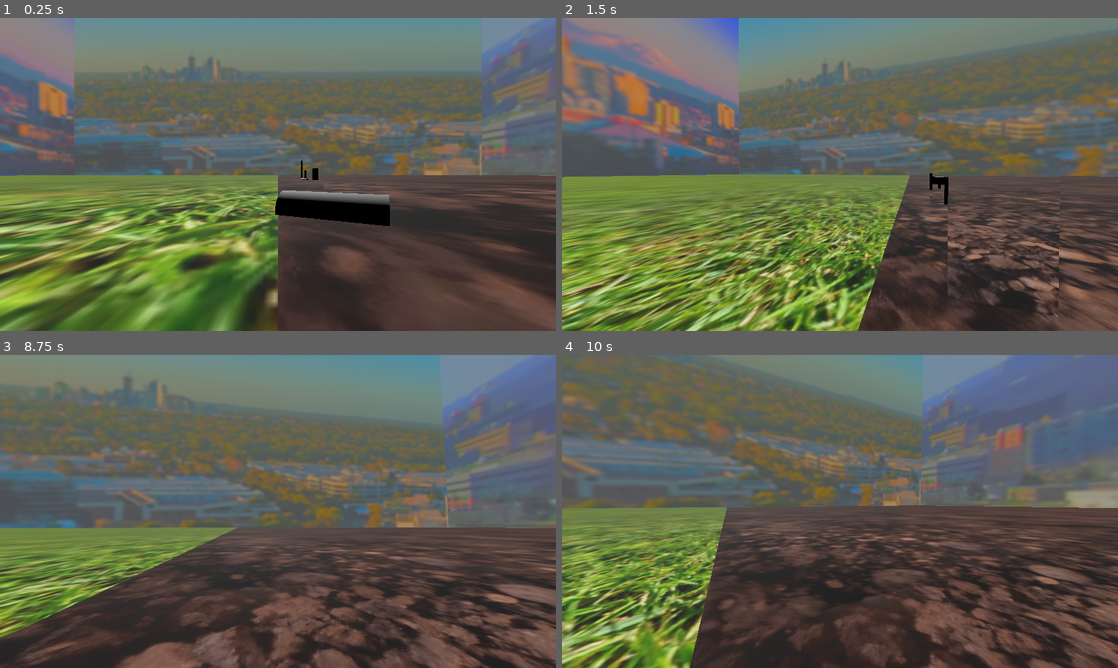
Above: before the commit, frames 1-4 (two rows, left to right).
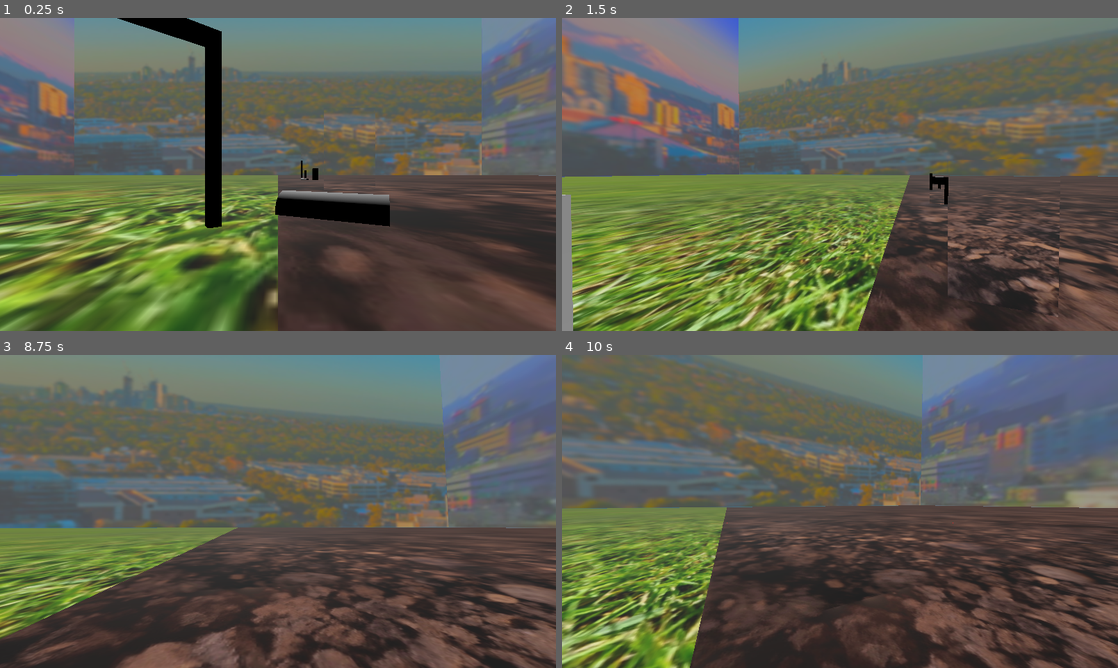
Above: after the commit, the same moments.

Repository: Terrence-Holmes/Hole-In-One
Game: Godot game, scene res://Assets/Rooms/rm_test_1.tscn
Same seed, same stepped clock (60 frames per second), same inputs: the game is played once before the commit and once after it. The project has no main scene, so this scene is started directly.
Inputs (mouse positions are in pixels of both pictures, inside the frame that each line leads up to):
- Up to frame 1 (0.25 s): no input
- Up to frame 2 (1.5 s): tap Enter at 0.5 s; move the mouse to (867, 174) at 0.52 s; hold Up (Up) from 0.53 s (still down); tap Space (Select) at 0.6 s; right-click (867, 174) at 0.8 s; move the mouse to (812, 174) at 1.27 s; right-click (812, 174) at 1.35 s
- Up to frame 3 (8.75 s): tap Space (Select) at 1.55, 2.85, 4.35, 6.05, 6.6, 7.55, 8.1 s; move the mouse to (289, 505) at 2.02 s; click (289, 505) at 2.1 s; right-click (289, 505) at 2.3 s; move the mouse to (272, 517) at 2.77 s; move the mouse to (316, 514) at 3.52 s; right-click (316, 514) at 3.6 s; move the mouse to (233, 508) at 4.27 s; move the mouse to (283, 511) at 5.02 s; right-click (283, 511) at 5.1 s; move the mouse to (255, 505) at 5.77 s; release Up (Up) at 5.78 s; hold Right (Right) 5.78-6.53 s; click (255, 505) at 5.85 s; move the mouse to (305, 511) at 6.52 s; hold Up (Up) from 6.53 s (still down); right-click (305, 511) at 6.8 s; move the mouse to (250, 511) at 7.27 s; right-click (250, 511) at 7.35 s; move the mouse to (289, 505) at 8.02 s; right-click (289, 505) at 8.3 s
- Up to frame 4 (10 s): move the mouse to (834, 517) at 8.77 s; release Up (Up) at 8.78 s; hold Left (Left) 8.78-9.53 s; right-click (834, 517) at 8.85 s; tap Space (Select) at 9.05 s; move the mouse to (878, 514) at 9.52 s; hold Up (Up) from 9.53 s (still down); click (878, 514) at 9.6 s; right-click (878, 514) at 9.8 s

The runs differ from the first frame. In frame 1, 2.6% of the frame differs, in the area x 21-40%, y 0-68%; in frame 2, 0.8%; in frame 3, less than 0.1%; in frame 4, less than 0.1%.

Commit message:
Implemented manual portal placing

Diff:
--- a/Assets/Control/Scripts/GameManager.gd
+++ b/Assets/Control/Scripts/GameManager.gd
@@ -3,3 +3,31 @@
 
 var mainCameraRig : Node3D = null
 var mainCamera : Camera3D = null
+
+#Portal shots
+var cameraRay : CameraRay = null
+var selectedFrame : PortalFrame = null
+
+func _process(delta):
+	_detect_portal_shots()
+
+
+func _detect_portal_shots():
+	#Get selected frame
+	if (cameraRay != null and cameraRay.resultCollider != null):
+		if (cameraRay.resultCollider != null and selectedFrame != cameraRay.resultCollider.get_parent()):
+			if (selectedFrame != null):
+				selectedFrame.unselect_frame()
+			selectedFrame = cameraRay.resultCollider.get_parent()
+			selectedFrame.select_frame()
+	#Disable selected frame
+	elif (selectedFrame != null):
+		selectedFrame.unselect_frame()
+		selectedFrame = null
+
+	#Check for shots
+	if (selectedFrame != null):
+		if (Input.is_action_just_pressed("Portal1")):
+			selectedFrame.set_portal(true)
+		elif (Input.is_action_just_pressed("Portal2")):
+			selectedFrame.set_portal(false)
--- /dev/null
+++ b/Assets/Control/Utilities/CameraRay.gd
@@ -0,0 +1,43 @@
+extends Node3D
+class_name CameraRay
+
+
+@export_category("Camera Raycast")
+@export var camera : Camera3D = null
+@export var rayLength : float = 100
+@export_flags_3d_physics var collisionMask : int = 1
+@export var collideWithAreas : bool = true
+@export var collideWithBodies : bool = true
+
+
+var resultPosition : Vector3:
+	get:
+		return get_results()["position"]
+
+var resultCollider : Node:
+	get:
+		return get_results()["collider"]
+
+
+func _ready():
+	GameManager.cameraRay = self
+
+func get_results() -> Dictionary:
+	var mouse_pos : Vector2 = get_viewport().get_mouse_position()
+	var ray_length : float = rayLength
+	var ray_origin : Vector3 = camera.project_ray_origin(mouse_pos)
+	var ray_end : Vector3 = ray_origin + camera.project_ray_normal(mouse_pos) * ray_length
+	var space : PhysicsDirectSpaceState3D = get_world_3d().direct_space_state
+	var ray_query : PhysicsRayQueryParameters3D = PhysicsRayQueryParameters3D.new()
+	ray_query.from = ray_origin
+	ray_query.to = ray_end
+	ray_query.collision_mask = collisionMask
+	ray_query.collide_with_areas = collideWithAreas
+	ray_query.collide_with_bodies = collideWithBodies
+	var result : Dictionary = space.intersect_ray(ray_query)
+
+	if (result.is_empty()):
+		result["collider"] = null
+		result["position"] = ray_end
+
+	return result
--- /dev/null
+++ b/Assets/Control/Utilities/Delegate.gd
@@ -0,0 +1,36 @@
+class_name Delegate
+
+var methods : Array[Callable] = []
+
+
+
+#ACTIONS
+
+#Appends the given callable to the delegate
+func append(callable : Callable):
+	if (not methods.has(callable)):
+		methods.append(callable)
+
+#Removes the FIRST instance of the given callable in the delegate
+func remove(callable : Callable):
+	for i in range(methods.size()):
+		if (methods[i].get_object_id() == callable.get_object_id() and
+			methods[i].get_method() == callable.get_method()):
+			methods.remove_at(i)
+			return
+
+#Calls all methods in the delegate
+func invoke(argument = null):
+	for i in range(methods.size()):
+		if (argument == null):
+			methods[i].call()
+		else:
+			methods[i].call(argument)
+
+
+
+#RETURNS
+
+#Returns true if this delegate contains the given method
+func contains(callable : Callable) -> bool:
+	return methods.has(callable)
--- /dev/null
+++ b/Assets/Control/Utilities/KeyValuePair.gd
@@ -0,0 +1,14 @@
+class_name KeyValuePair
+
+var key
+var value
+
+#Constructor
+func _init(Key, Value):
+	super._init()
+	key = Key
+	value = Value
+
+
+func string() -> String:
+	return "{ " + str(key) + " : " + str(value) + " }"
--- /dev/null
+++ b/Assets/Control/Utilities/Math.gd
@@ -0,0 +1,77 @@
+extends Node
+class_name Math
+
+
+#Returns -1 if number is negative, 1 if positive
+static func PosOrNeg(num) -> int:
+	return (1) if (num >= 0) else (-1)
+
+
+
+#Returns the given angle (in degrees) clamped between 0 and 360
+static func ClampAngle(degree : float) -> float:
+	if (degree >= 360):
+		degree -= 360
+	elif (degree < 0):
+		degree += 360
+
+	return degree
+
+
+#Returns true if the given position is within a certain area
+#pos = The position to check
+#area = The area to check in; x & y = position, z & w = width/height
+static func IsInArea(pos : Vector2, area : Rect2) -> bool:
+	return (pos.x > area.position.x and pos.x < area.position.x + area.size.x
+	and pos.y > area.position.y and pos.y < area.position.y + area.size.y)
+
+
+#Returns a random result from the given array
+static func RandomChoice(arr : Array):
+	return (arr[randi() % arr.size()])
+
+
+#TIME
+
+#Returns true if the given number of seconds have passed since the given start time
+static func Timeout(secs : float, startTime : int) -> bool:
+	return (float(Time.get_ticks_msec() - startTime) / 1000) >= secs
+
+#Returns the remaining time based on the seconds and start time
+static func TimeLeft(secs : float, startTime : int) -> float:
+	return (secs - (float(Time.get_ticks_msec() - startTime) / 1000))
+
+
+
+
+#BINARY
+
+# Takes in a decimal value and returns the binary value
+static func Decimal2Binary(decimalValue):
+	var binaryString : String = ""
+	var count : int = 31 # Check up to 32 bits
+	var temp
+
+	while(count >= 0):
+		temp = decimalValue >> count
+		if(temp & 1):
+			binaryString = binaryString + "1"
+		else:
+			binaryString = binaryString + "0"
+		count -= 1
+
+	return int(binaryString)
+
+# Takes in a binary value (int) and returns the decimal value (int)
+static func Binary2Decimal(binaryValue):
+	var decimalValue = 0
+	var count : int = 0
+	var temp
+
+	while(binaryValue != 0):
+		temp = binaryValue % 10
+		binaryValue /= 10
+		decimalValue += temp * pow(2, count)
+		count += 1
+
+	return decimalValue
--- a/Assets/Debug/Scenes/first_person_player.tscn
+++ b/Assets/Debug/Scenes/first_person_player.tscn
@@ -1,8 +1,9 @@
-[gd_scene load_steps=8 format=3 uid="uid://b0ris7n8cfaa6"]
+[gd_scene load_steps=10 format=3 uid="uid://b0ris7n8cfaa6"]
 
 [ext_resource type="Script" path="res://Assets/Debug/Scripts/FirstPersonPlayer.gd" id="1_uvln5"]
 [ext_resource type="Script" path="res://Assets/Debug/Scripts/FirstPersonInput.gd" id="2_745a1"]
 [ext_resource type="Script" path="res://Assets/Debug/Scripts/FirstPersonCamera.gd" id="3_ctndn"]
+[ext_resource type="Script" path="res://Assets/Control/Utilities/CameraRay.gd" id="4_2vsu8"]
 [ext_resource type="Script" path="res://Assets/Debug/Scripts/FakeRig.gd" id="4_d367x"]
 
 [sub_resource type="CapsuleShape3D" id="CapsuleShape3D_bnorq"]
@@ -11,6 +12,10 @@
 
 [sub_resource type="StandardMaterial3D" id="StandardMaterial3D_yutkg"]
 albedo_color = Color(1, 0, 0, 1)
+
+[sub_resource type="SphereMesh" id="SphereMesh_ce1h8"]
+radius = 0.2
+height = 0.4
 
 [node name="FirstPersonPlayer" type="CharacterBody3D"]
 collision_layer = 2
@@ -31,5 +36,13 @@
 current = true
 script = ExtResource("3_ctndn")
 
+[node name="CameraRay" type="Node3D" parent="Camera" node_paths=PackedStringArray("camera")]
+script = ExtResource("4_2vsu8")
+camera = NodePath("..")
+collisionMask = 4
+
 [node name="FakeRig" type="Node3D" parent="."]
 script = ExtResource("4_d367x")
+
+[node name="Test" type="MeshInstance3D" parent="."]
+mesh = SubResource("SphereMesh_ce1h8")
--- a/Assets/Debug/Scripts/FirstPersonPlayer.gd
+++ b/Assets/Debug/Scripts/FirstPersonPlayer.gd
@@ -3,6 +3,7 @@
 #References
 var gravity : float = ProjectSettings.get_setting("physics/3d/default_gravity")
 @onready var camera : Camera3D = get_node_or_null("Camera")
+@onready var cameraRay : CameraRay = camera.get_node("CameraRay")
 
 #Vector directions
 var forward : Vector3:
@@ -55,7 +56,6 @@
 		#Looking
 		_apply_look()
 
-
 func _set_movement_velocity():
 	#Set target speed
 	if (on_floor()):
--- /dev/null
+++ b/Assets/Props/Materials/frameSelect_mat.tres
@@ -0,0 +1,5 @@
+[gd_resource type="StandardMaterial3D" format=3 uid="uid://qosivola0sfp"]
+
+[resource]
+shading_mode = 0
+albedo_color = Color(0.94902, 0.913725, 0, 1)
--- a/Assets/Props/Scripts/PortalFrame.gd
+++ b/Assets/Props/Scripts/PortalFrame.gd
@@ -10,6 +10,7 @@
 @onready var meshCutout : CSGBox3D = mesh.get_node("Cutout")
 var portalSpawner : Node3D = null
 
+var selected_mat : StandardMaterial3D = preload("res://Assets/Props/Materials/frameSelect_mat.tres")
 var default_mat : StandardMaterial3D = preload("res://Assets/Props/Materials/frame0_mat.tres")
 var portal1_mat : StandardMaterial3D = preload("res://Assets/Props/Materials/frame1_mat.tres")
 var portal2_mat : StandardMaterial3D = preload("res://Assets/Props/Materials/frame2_mat.tres")
@@ -56,3 +57,11 @@
 func unset_portal():
 	mesh.material = default_mat
 	meshCutout.material = default_mat
+
+
+func select_frame():
+	mesh.material_override = selected_mat
+
+func unselect_frame():
+	print("wtf")
+	mesh.material_override = null
--- a/Assets/Rooms/rm_test_1.tscn
+++ b/Assets/Rooms/rm_test_1.tscn
@@ -50,10 +50,10 @@
 albedo_texture = ExtResource("6_738j8")
 
 [sub_resource type="BoxShape3D" id="BoxShape3D_7p0mn"]
-size = Vector3(5.2, 8.2, 4)
+size = Vector3(5.2, 8.2, 2)
 
 [sub_resource type="BoxShape3D" id="BoxShape3D_r5lt3"]
-size = Vector3(5.2, 8.2, 4)
+size = Vector3(5.2, 8.2, 2)
 
 [node name="rm_test1" type="Node3D"]
 
@@ -133,7 +133,11 @@
 transform = Transform3D(0.766078, 0, -0.642748, 0, 1, 0, 0.642748, 0, 0.766078, 0, -0.51, 13.961)
 
 [node name="PortalFrame2" parent="." instance=ExtResource("9_pce2k")]
-transform = Transform3D(0.429755, 0, -0.902946, 0, 1, 0, 0.902946, 0, 0.429755, 13.4764, -0.51, 7.93918)
+transform = Transform3D(0.2033, 0, 0.979117, 0, 1, 0, -0.979117, 0, 0.2033, 13.4764, -0.51, 7.93918)
+frame1 = false
+
+[node name="PortalFrame3" parent="." instance=ExtResource("9_pce2k")]
+transform = Transform3D(-0.841077, 0, -0.540916, 0, 1, 0, 0.540916, 0, -0.841077, -5.66851, -0.51, -5.87988)
 frame1 = false
 
 [editable path="PortalSpawner"]
--- a/project.godot
+++ b/project.godot
@@ -79,6 +79,16 @@
 "events": [Object(InputEventKey,"resource_local_to_scene":false,"resource_name":"","device":-1,"window_id":0,"alt_pressed":false,"shift_pressed":false,"ctrl_pressed":false,"meta_pressed":false,"pressed":false,"keycode":0,"physical_keycode":50,"key_label":0,"unicode":50,"echo":false,"script":null)
 ]
 }
+Portal1={
+"deadzone": 0.5,
+"events": [Object(InputEventMouseButton,"resource_local_to_scene":false,"resource_name":"","device":-1,"window_id":0,"alt_pressed":false,"shift_pressed":false,"ctrl_pressed":false,"meta_pressed":false,"button_mask":0,"position":Vector2(0, 0),"global_position":Vector2(0, 0),"factor":1.0,"button_index":1,"canceled":false,"pressed":false,"double_click":false,"script":null)
+]
+}
+Portal2={
+"deadzone": 0.5,
+"events": [Object(InputEventMouseButton,"resource_local_to_scene":false,"resource_name":"","device":-1,"window_id":0,"alt_pressed":false,"shift_pressed":false,"ctrl_pressed":false,"meta_pressed":false,"button_mask":0,"position":Vector2(0, 0),"global_position":Vector2(0, 0),"factor":1.0,"button_index":2,"canceled":false,"pressed":false,"double_click":false,"script":null)
+]
+}
 
 [layer_names]
 
